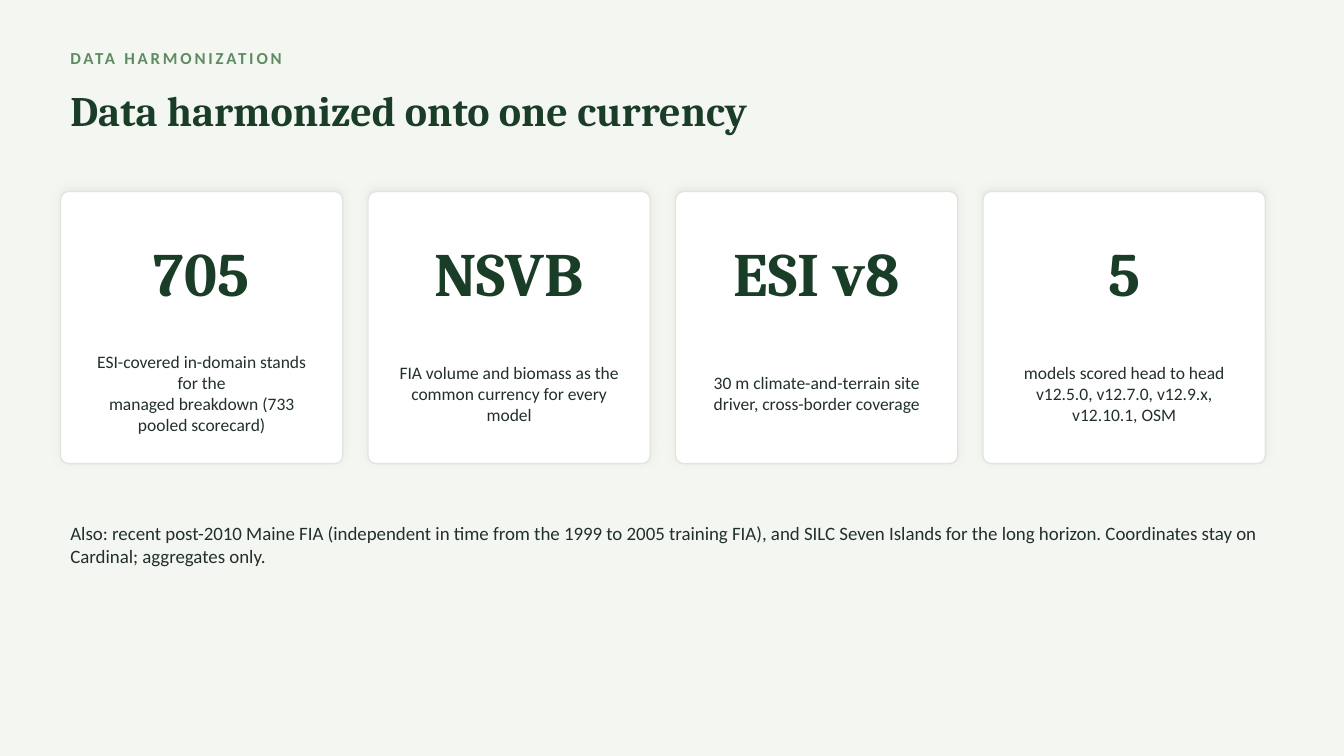
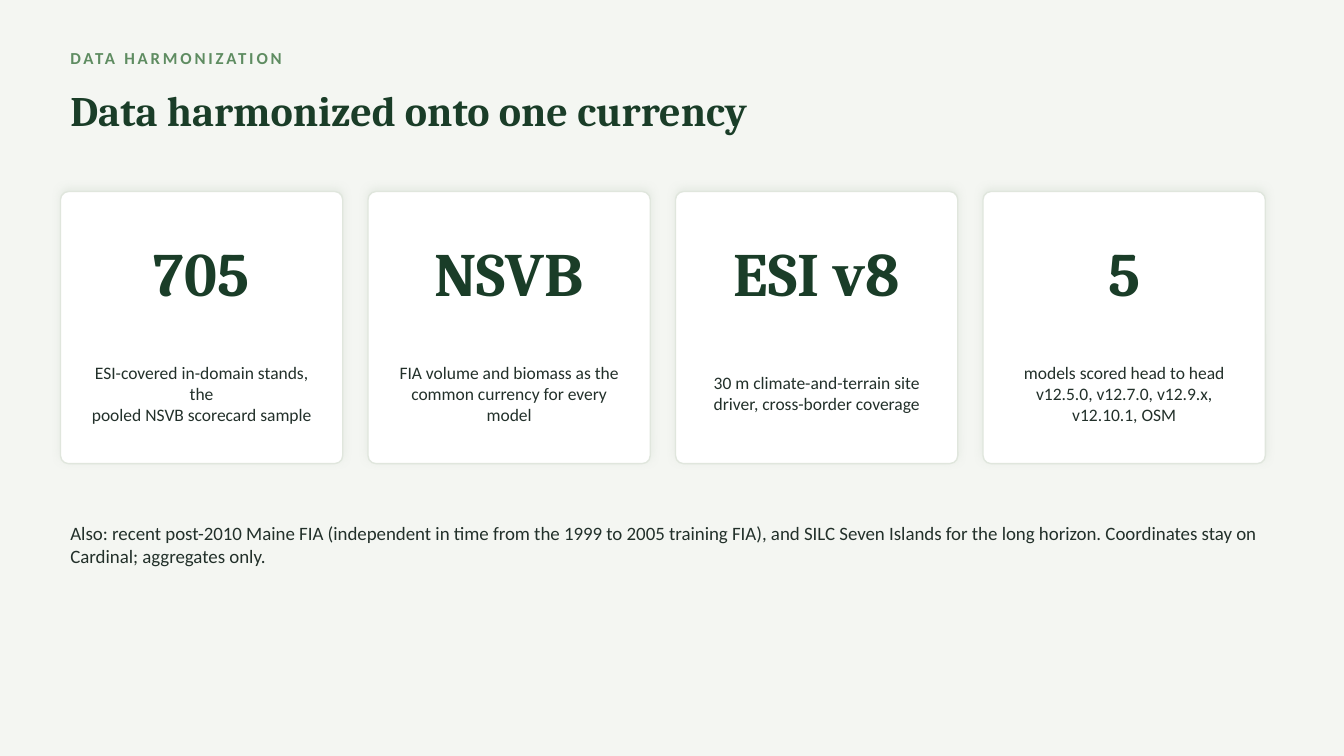
Before and after one commit to holoros/fvs-acd, a slide deck: slide 3 of FVS-ACD_Hennigar_Aug2026.pptx. Drawn at 1344x756 pixels with LibreOffice and Linux fonts; fonts in the diff are those of the drawing. Boxes give left, top, right and bottom in pixels: in the first picture for what was removed or moved away, otherwise in the second. Text is boxed around its words. In the diff, an @@ line names an element or a change of style, - is before the commit and + after.

Commit message:
Materials: propagate frozen-harness numbers (v12.5.0, v12.7.0 corrected) + frozen subsidiary tables (province, forest type, management class) + TOST counts into report, GTR (+docx), deck; re-swap frozen fig1 into deck; fix deck slide-3 sample-count label

```diff
--- a/FVS-ACD_Hennigar_Aug2026.pptx
+++ b/FVS-ACD_Hennigar_Aug2026.pptx
@@ text at (92,367,311,424): text changed @@
-ESI-covered in-domain stands for the
-managed breakdown (733 pooled scorecard)
+ESI-covered in-domain stands, the
+pooled NSVB scorecard sample
```
Also in this commit, not shown: 1 other slide changed, 5 other files.
